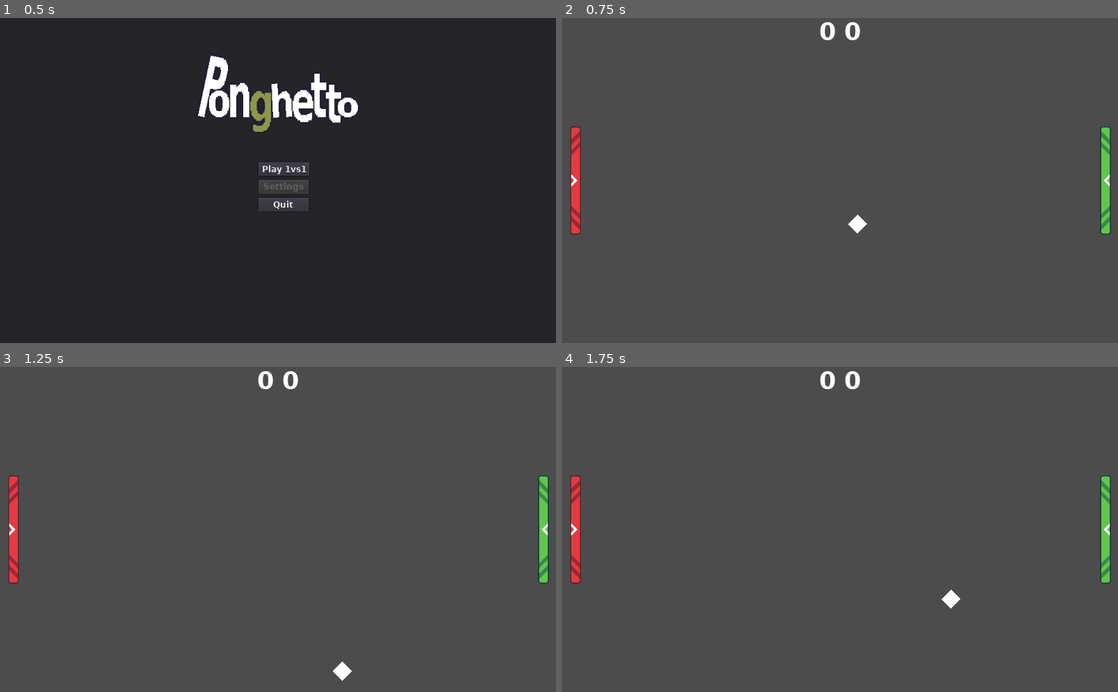
Above: before the commit, frames 1-4 (two rows, left to right).
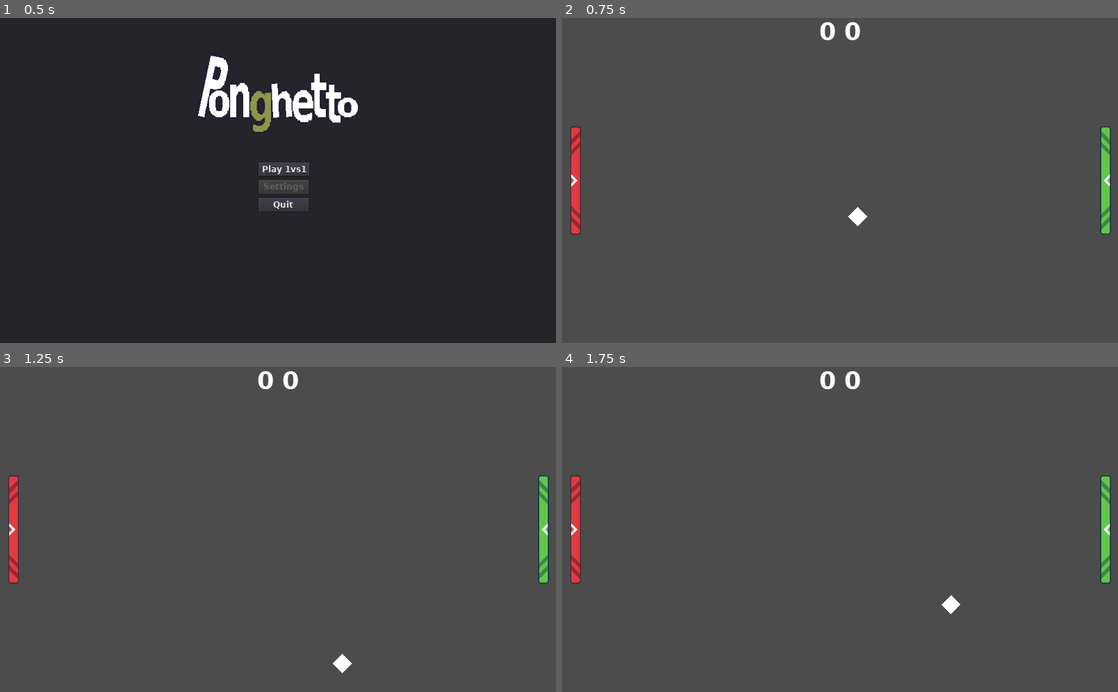
Above: after the commit, the same moments.

Repository: EvonoversGameJam/PongRaffoSinasio
Game: Godot game, scene res://scenes/Menu.tscn
Same seed, same stepped clock (60 frames per second), same inputs: the game is played once before the commit and once after it.
Inputs:
- Up to frame 1 (0.5 s): no input
- Up to frame 2 (0.75 s): click "Play 1vs1" at 0.5 s
- Up to frame 3 (1.25 s): no input
- Up to frame 4 (1.75 s): no input

Frame 1 is identical in both runs. In frame 2, 0.1% of the frame differs, in the area x 51-55%, y 58-67%; in frame 3, 0.1%, in the area x 59-64%, y 88-97%; in frame 4, 0.1%.

Commit message:
Moved initialization of platforms and balls to public init function

Diff:
--- a/scenes/Game.gd
+++ b/scenes/Game.gd
@@ -22,8 +22,19 @@
 func _ready():
 	platform_one.set_player_number('_one')
 	platform_two.set_player_number('_two')
+
+	init()
+
+
+func init() -> void:
 	platform_one.position = player_one_initial_position
+	platform_one.rotation_degrees = 90
+
 	platform_two.position = player_two_initial_position
+	platform_two.rotation_degrees = -90
+
+	ball.position = Vector2(512, 300)
+
 	wistle_blow.play()
 
 
